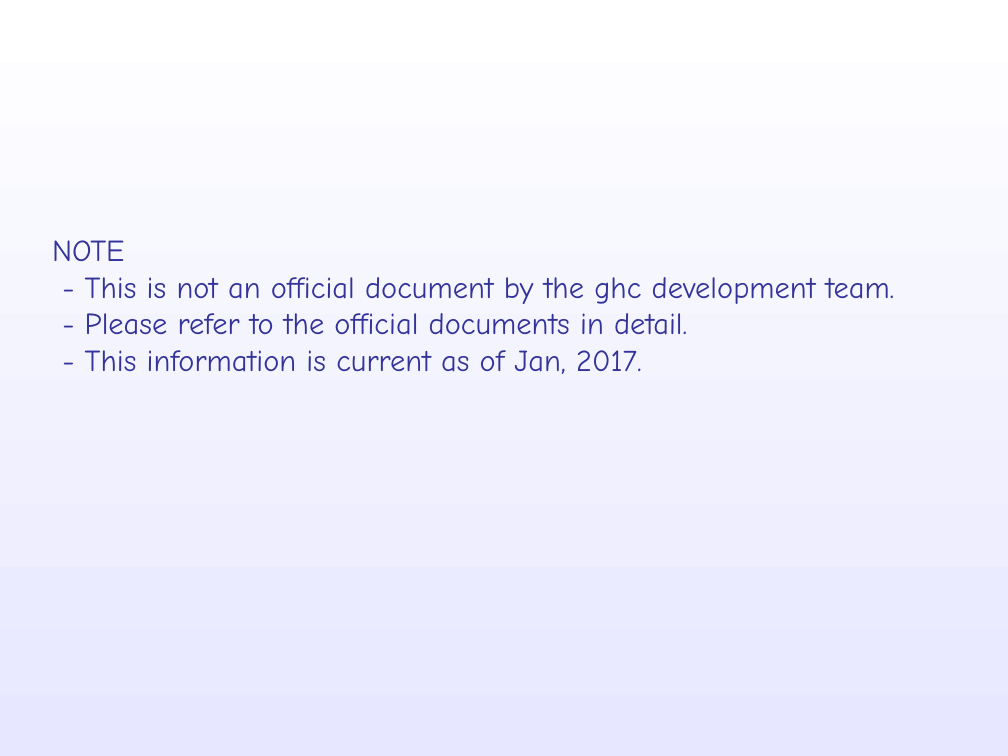
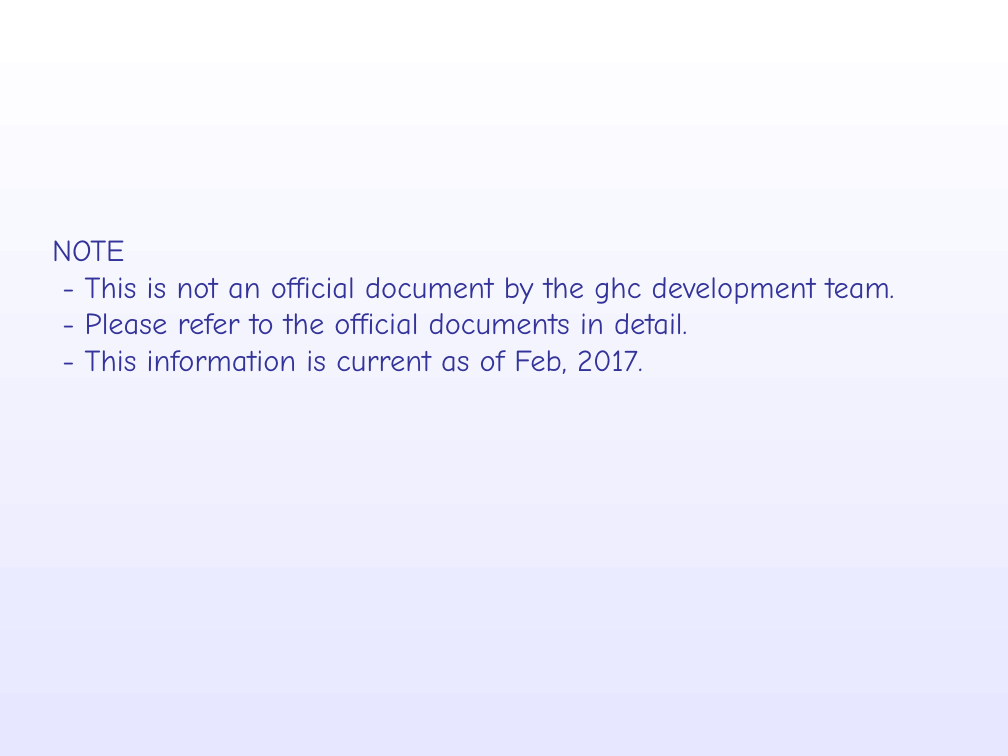
Before and after one commit to takenobu-hs/ghc-development-flow, a slide deck: slide 2 of src/ghc_development_flow.pptx. Drawn at 1008x756 pixels with LibreOffice and Linux fonts; fonts in the diff are those of the drawing. Boxes give left, top, right and bottom in pixels: in the first picture for what was removed or moved away, otherwise in the second. Text is boxed around its words. In the diff, an @@ line names an element or a change of style, - is before the commit and + after.

```diff
--- a/src/ghc_development_flow.pptx
+++ b/src/ghc_development_flow.pptx
@@ text at [85,350,643,374]: text changed @@
-- This information is current as of Jan, 2017.
+- This information is current as of Feb, 2017.
```
Also in this commit, not shown: 2 other slides changed, 2 other files.
